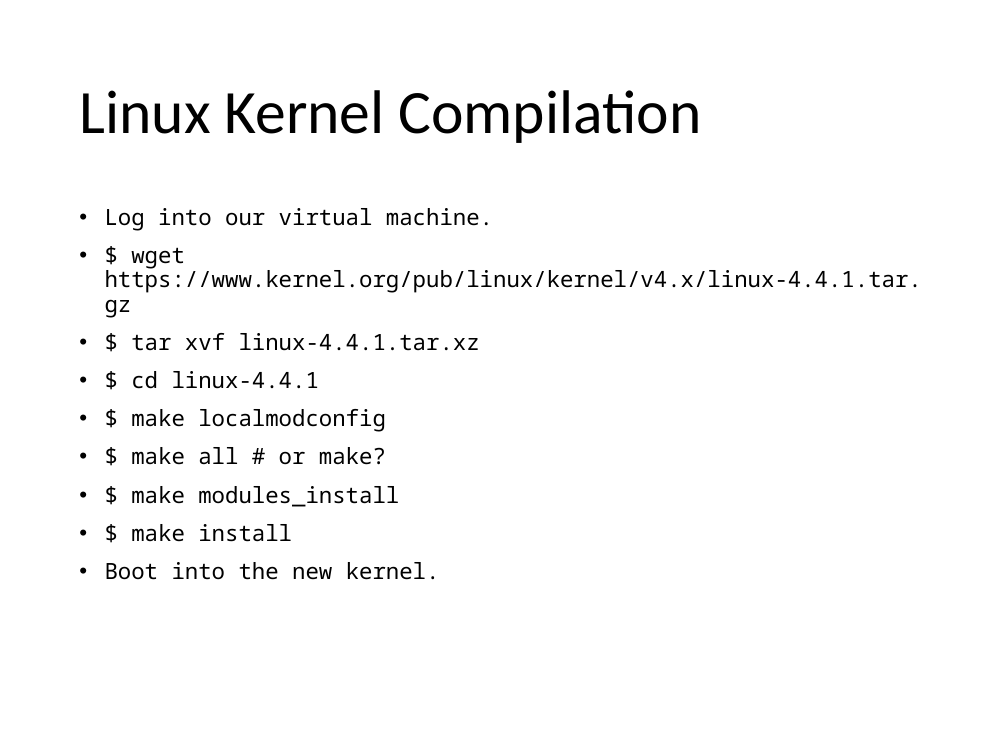
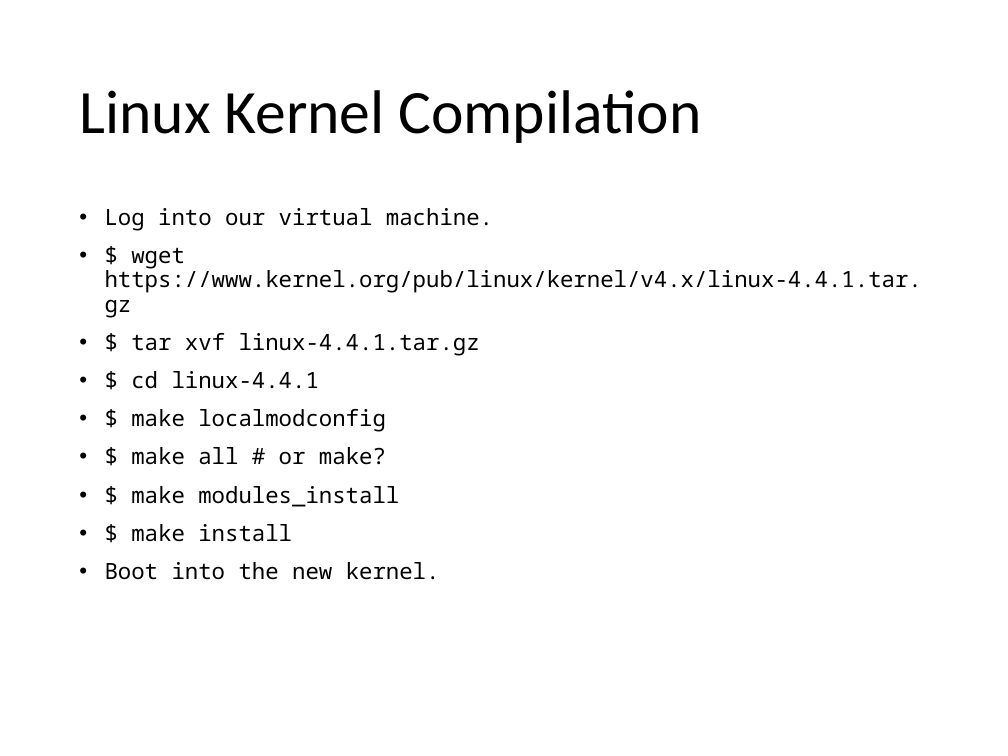
Before and after one commit to oscourse/oscourse.github.io, a slide deck: slide 5 of slides/lab04.pptx. Drawn at 1008x756 pixels with LibreOffice and Linux fonts; fonts in the diff are those of the drawing. Boxes give left, top, right and bottom in pixels: in the first picture for what was removed or moved away, otherwise in the second. Text is boxed around its words. In the diff, an @@ line names an element or a change of style, - is before the commit and + after.

Commit message:
Update lab04 slides
modified:   lab04.pptx

```diff
--- a/slides/lab04.pptx
+++ b/slides/lab04.pptx
@@ text at (131,333,480,355): text changed @@
-• $ tar xvf linux-4.4.1.tar.xz
+• $ tar xvf linux-4.4.1.tar.gz
```
